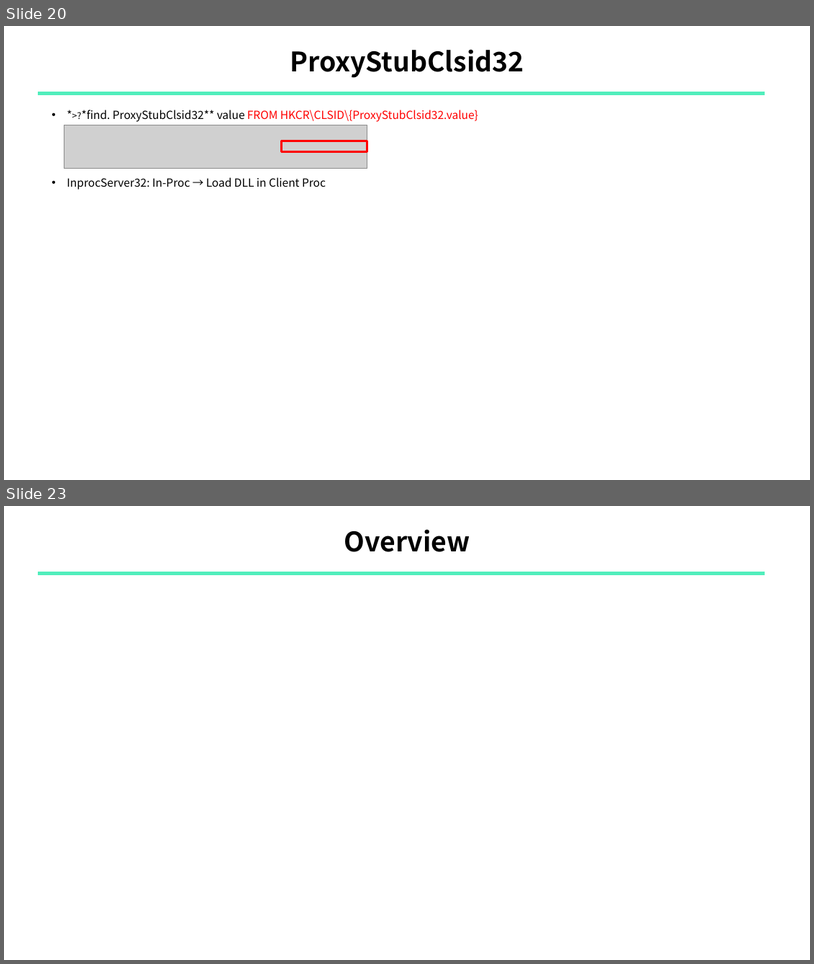
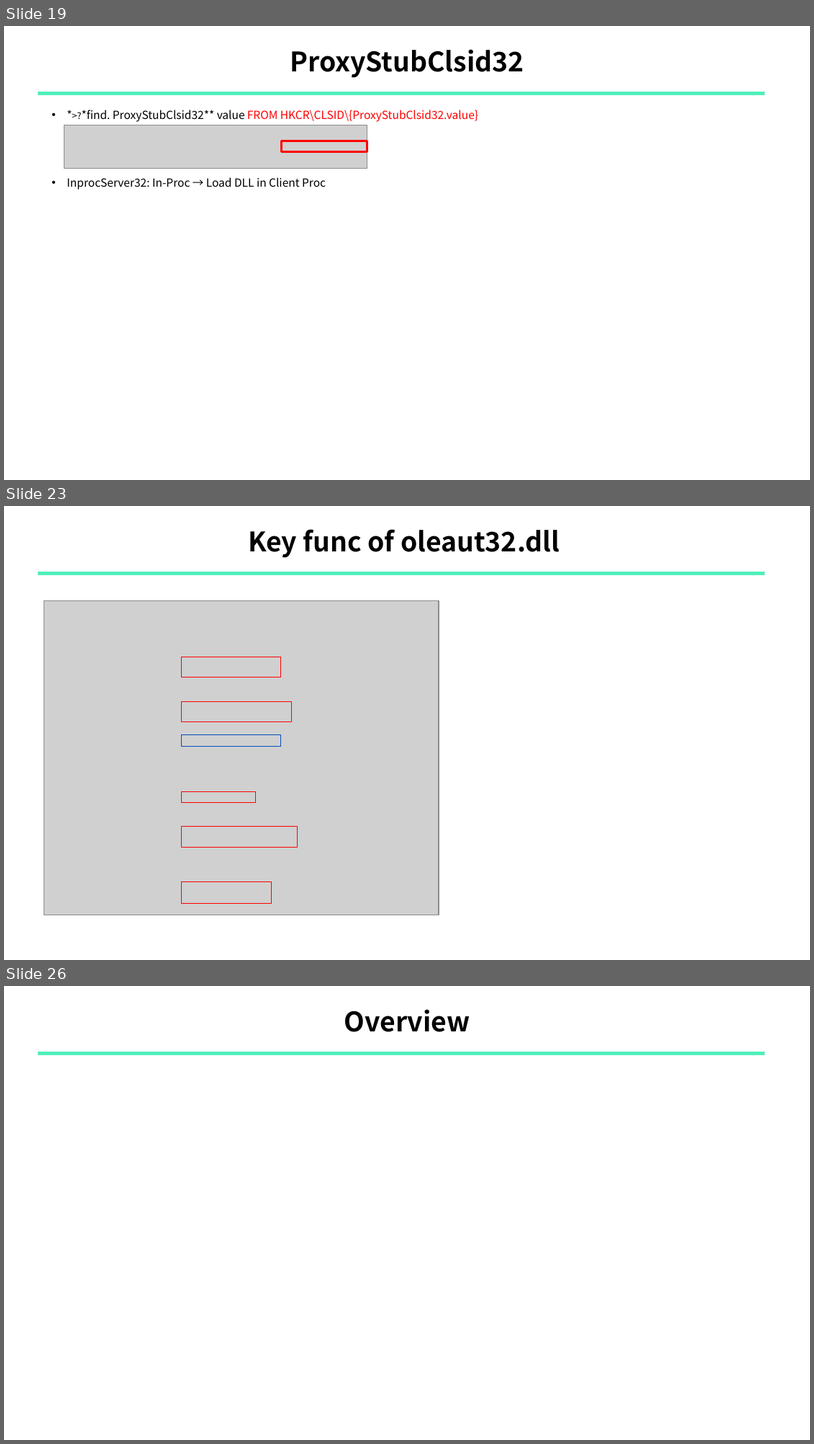
Before and after one commit to sewonpark292/SSL-Seminar, a slide deck: 16_COMrade_ABE_Analysis.pptx. Shown one above the other, each under a label of ours: slides 20 and 23 before the commit, slides 19, 23 and 26 after it; the slides between them are not shown. The pictures are 814x964 and 814x1444 pixels, drawn with LibreOffice and Linux fonts; fonts in the diff are those of the drawing; grey boxes stand for pictures. Boxes give left, top, right and bottom in pixels: in the first picture for what was removed or moved away, otherwise in the second. Text is boxed around its words. In the diff, an @@ line names an element or a change of style, - is before the commit and + after.

```diff
--- a/16_COMrade_ABE_Analysis.pptx
+++ b/16_COMrade_ABE_Analysis.pptx
@@ slide 23 added at [4, 506, 810, 960], background #FFFFFF @@
@@ title added at [248, 529, 560, 558], 24 pt, text #000000, bold @@
+Key func of oleaut32.dll
@@ line added from (38, 573) to (765, 573), #51EEBC 3 pt @@
@@ picture added at [44, 600, 439, 915] @@
@@ rectangle added at [181, 656, 280, 677], outline #FF0000 0.5 pt @@
@@ rectangle added at [181, 702, 292, 722], outline #FF0000 0.5 pt @@
@@ rectangle added at [181, 734, 280, 746], outline #084CBB 0.5 pt @@
@@ rectangle added at [181, 791, 255, 803], outline #FF0000 0.5 pt @@
@@ rectangle added at [181, 826, 298, 847], outline #FF0000 0.5 pt @@
@@ rectangle added at [181, 882, 272, 903], outline #FF0000 0.5 pt @@
@@ what was slide 20 is now slide 19 @@
@@ what was slide 23 is now slide 26 @@
```
Also in this commit, not shown: 6 slides changed, 4 other slides added, 2 slides removed.
